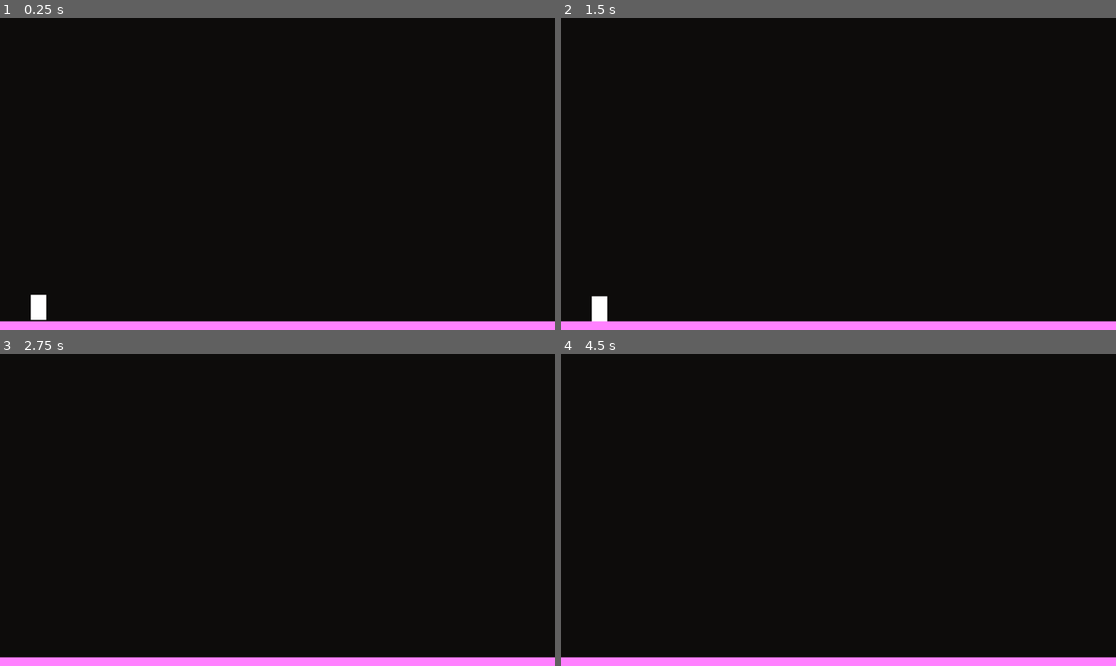
Above: before the commit, frames 1-4 (two rows, left to right).
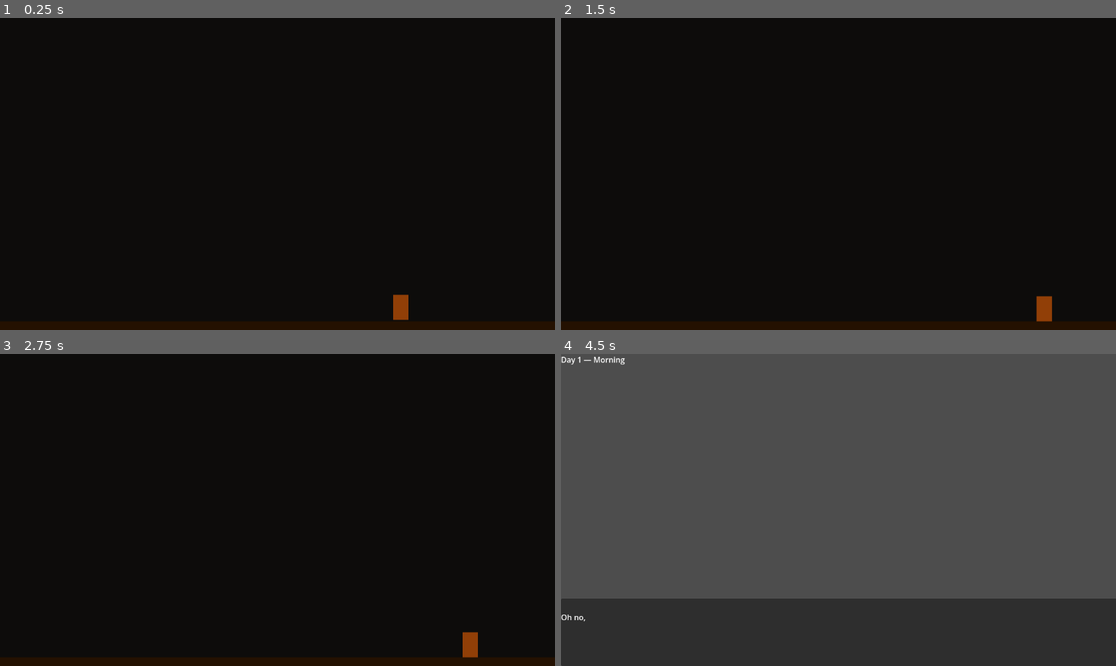
Above: after the commit, the same moments.

Repository: jbndct/After-School
Game: Godot game, scene res://scenes/street_night.tscn
Same seed, same stepped clock (60 frames per second), same inputs: the game is played once before the commit and once after it. This scene is started directly instead of the project's main scene.
Inputs (mouse positions are in pixels of both pictures, inside the frame that each line leads up to):
- Up to frame 1 (0.25 s): no input
- Up to frame 2 (1.5 s): tap Enter at 0.5 s; move the mouse to (960, 158) at 0.52 s; hold D (move_right) from 0.53 s (still down); click (960, 158) at 0.67 s; move the mouse to (727, 189) at 1.27 s
- Up to frame 3 (2.75 s): move the mouse to (333, 441) at 2.02 s; release D (move_right) at 2.03 s; hold Left (move_left) from 2.03 s (still down)
- Up to frame 4 (4.5 s): move the mouse to (810, 572) at 2.77 s; release Left (move_left) at 2.78 s; hold D (move_right) 2.78-4.28 s; click (810, 572) at 2.92 s; move the mouse to (1005, 556) at 3.52 s; tap Space at 4.25 s; move the mouse to (672, 463) at 4.27 s; hold Left (move_left) from 4.28 s (still down)

The runs differ from the first frame. In frame 1, 3.4% of the frame differs, in the area x 0-100%, y 88-100%; in frame 2, 3.4%; in frame 3, 3.1%; in frame 4, 100%, in the area x 0-100%, y 0-100%.

Commit message:
Modified camera of player in street morning day 1 scene

Diff:
--- a/scenes/Player.gd
+++ b/scenes/Player.gd
@@ -17,7 +17,7 @@
 		velocity.y += GRAVITY * delta
 
 	# 2. Check standard arrow keys
-	var direction = Input.get_axis("ui_left", "ui_right")
+	var direction = Input.get_axis("move_left", "move_right")
 
 	if direction != 0:
 		velocity.x = direction * SPEED
--- a/scenes/street_day2.tscn
+++ b/scenes/street_day2.tscn
@@ -48,7 +48,7 @@
 offset_top = -10.0
 offset_right = 2000.0
 offset_bottom = 10.0
-color = Color(1, 0.5058824, 1, 1)
+color = Color(0.14117648, 0.06666667, 0.003921569, 1)
 
 [node name="Player" type="CharacterBody2D" parent="." unique_id=1348885061]
 script = ExtResource("1_cf0be")
@@ -59,3 +59,4 @@
 [node name="ColorRect" type="ColorRect" parent="Player" unique_id=399144416]
 offset_right = 32.0
 offset_bottom = 52.0
+color = Color(0.5686275, 0.24705882, 0.02745098, 1)
--- a/scenes/street_day_1_evening.tscn
+++ b/scenes/street_day_1_evening.tscn
@@ -48,7 +48,7 @@
 offset_top = -10.0
 offset_right = 2000.0
 offset_bottom = 10.0
-color = Color(1, 0.5058824, 1, 1)
+color = Color(0.14117648, 0.06666667, 0.003921569, 1)
 
 [node name="Player" type="CharacterBody2D" parent="." unique_id=1348885061]
 script = ExtResource("2_x7gr6")
@@ -59,3 +59,6 @@
 [node name="ColorRect" type="ColorRect" parent="Player" unique_id=399144416]
 offset_right = 32.0
 offset_bottom = 52.0
+color = Color(0.5686275, 0.24705882, 0.02745098, 1)
+
+[node name="Camera2D" type="Camera2D" parent="." unique_id=126629122]
--- a/scenes/street_day_1_morning.tscn
+++ b/scenes/street_day_1_morning.tscn
@@ -2,6 +2,7 @@
 
 [ext_resource type="Script" uid="uid://4og70nf28htg" path="res://scenes/street.gd" id="1_pnf02"]
 [ext_resource type="Script" uid="uid://6yqcjhu0cpsh" path="res://scenes/Player.gd" id="2_sck8q"]
+[ext_resource type="Script" uid="uid://bdc2gnbl067s6" path="res://scenes/camera_2d.gd" id="3_sck8q"]
 
 [sub_resource type="RectangleShape2D" id="RectangleShape2D_t23v0"]
 size = Vector2(4000, 20)
@@ -36,7 +37,7 @@
 [node name="ColorRect" type="ColorRect" parent="ParallaxBackground/ParallaxLayer (near)" unique_id=365133773]
 offset_right = 3840.0
 offset_bottom = 720.0
-color = Color(0.6045807, 0.5869556, 0.56936663, 1)
+color = Color(0.6745098, 0.75686276, 0.6509804, 1)
 
 [node name="Floor" type="StaticBody2D" parent="." unique_id=870931988]
 
@@ -48,7 +49,7 @@
 offset_top = -10.0
 offset_right = 2000.0
 offset_bottom = 10.0
-color = Color(1, 0.5058824, 1, 1)
+color = Color(0.14061499, 0.06709069, 0.0024504086, 1)
 
 [node name="Player" type="CharacterBody2D" parent="." unique_id=1348885061]
 script = ExtResource("2_sck8q")
@@ -59,3 +60,8 @@
 [node name="ColorRect" type="ColorRect" parent="Player" unique_id=399144416]
 offset_right = 32.0
 offset_bottom = 52.0
+color = Color(0.56863344, 0.24890235, 0.029201986, 1)
+
+[node name="Camera2D" type="Camera2D" parent="." unique_id=1166588267 node_paths=PackedStringArray("target")]
+script = ExtResource("3_sck8q")
+target = NodePath("../Player")
--- /dev/null
+++ b/scenes/street_night.gd
@@ -0,0 +1,38 @@
+extends Node2D
+
+@export var next_scene: String = "res://scenes/room_day1.tscn"
+
+func _ready() -> void:
+	# parallax layers
+	$ParallaxBackground/"ParallaxLayer (far)"/ColorRect.size = Vector2(3840, 720)
+	$ParallaxBackground/"ParallaxLayer (mid)"/ColorRect.size = Vector2(3840, 720)
+	$ParallaxBackground/"ParallaxLayer (near)"/ColorRect.size = Vector2(3840, 720)
+
+	# player rectangle and starting position
+	$Player/ColorRect.size = Vector2(32, 52)
+	$Player/ColorRect.position = Vector2(16, -52)
+	$Player.position = Vector2(800, 600)
+
+	# floor rectangle
+	$Floor/ColorRect.size = Vector2(4000, 20)
+	$Floor/ColorRect.position = Vector2(-2000, -10)
+	$Floor.position = Vector2(0, 640)
+
+	# force the floor collision shape size
+	var floor_shape = RectangleShape2D.new()
+	floor_shape.size = Vector2(4000, 20)
+	$Floor/CollisionShape2D.shape = floor_shape
+
+	# force the player collision shape size
+	var player_shape = RectangleShape2D.new()
+	player_shape.size = Vector2(32, 52)
+	$Player/CollisionShape2D.shape = player_shape
+
+	# Force the invisible collision boxes to perfectly match the drawn rectangles
+	$Floor/CollisionShape2D.position = Vector2(0, 0)
+	$Player/CollisionShape2D.position = Vector2(0, -26)
+
+	$Player.reached_end.connect(_on_player_reached_end)
+
+func _on_player_reached_end() -> void:
+	get_tree().change_scene_to_file(next_scene)
--- a/scenes/street_night.tscn
+++ b/scenes/street_night.tscn
@@ -1,6 +1,6 @@
 [gd_scene format=3 uid="uid://drosvds7d2h5n"]
 
-[ext_resource type="Script" uid="uid://4og70nf28htg" path="res://scenes/street.gd" id="1_3p2p5"]
+[ext_resource type="Script" uid="uid://ckutkrr3g3jm4" path="res://scenes/street_night.gd" id="1_3p2p5"]
 [ext_resource type="Script" uid="uid://6yqcjhu0cpsh" path="res://scenes/Player.gd" id="2_wm2ly"]
 
 [sub_resource type="RectangleShape2D" id="RectangleShape2D_t23v0"]
@@ -48,7 +48,7 @@
 offset_top = -10.0
 offset_right = 2000.0
 offset_bottom = 10.0
-color = Color(1, 0.5058824, 1, 1)
+color = Color(0.14117648, 0.06666667, 0.003921569, 1)
 
 [node name="Player" type="CharacterBody2D" parent="." unique_id=1348885061]
 script = ExtResource("2_wm2ly")
@@ -59,3 +59,4 @@
 [node name="ColorRect" type="ColorRect" parent="Player" unique_id=399144416]
 offset_right = 32.0
 offset_bottom = 52.0
+color = Color(0.5686275, 0.24705882, 0.02745098, 1)
Not shown, added: scenes/street_night.gd.uid
